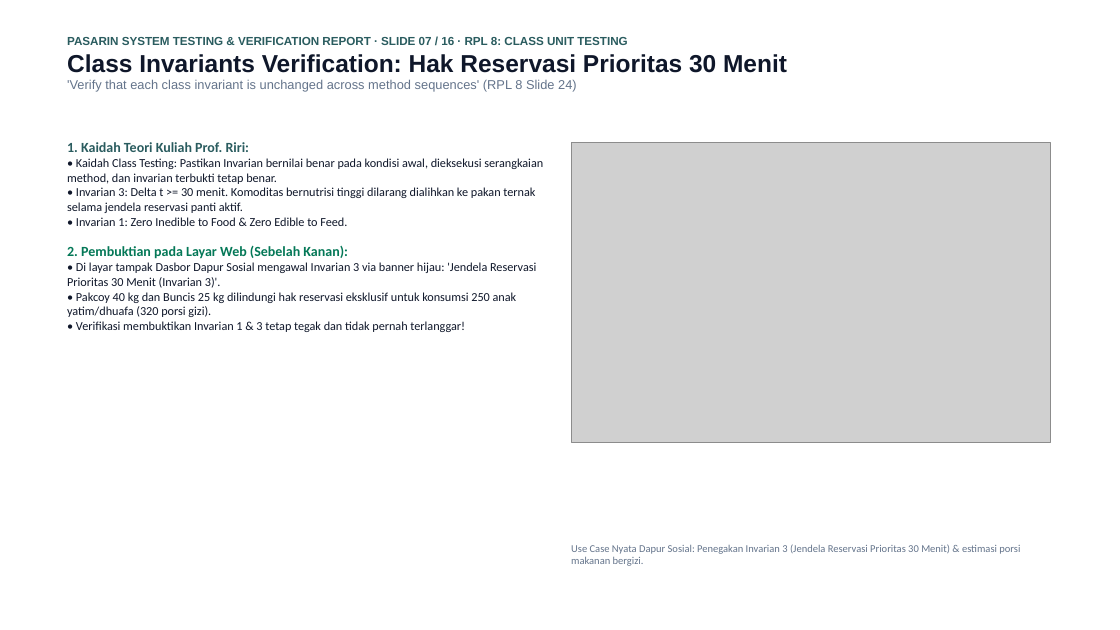
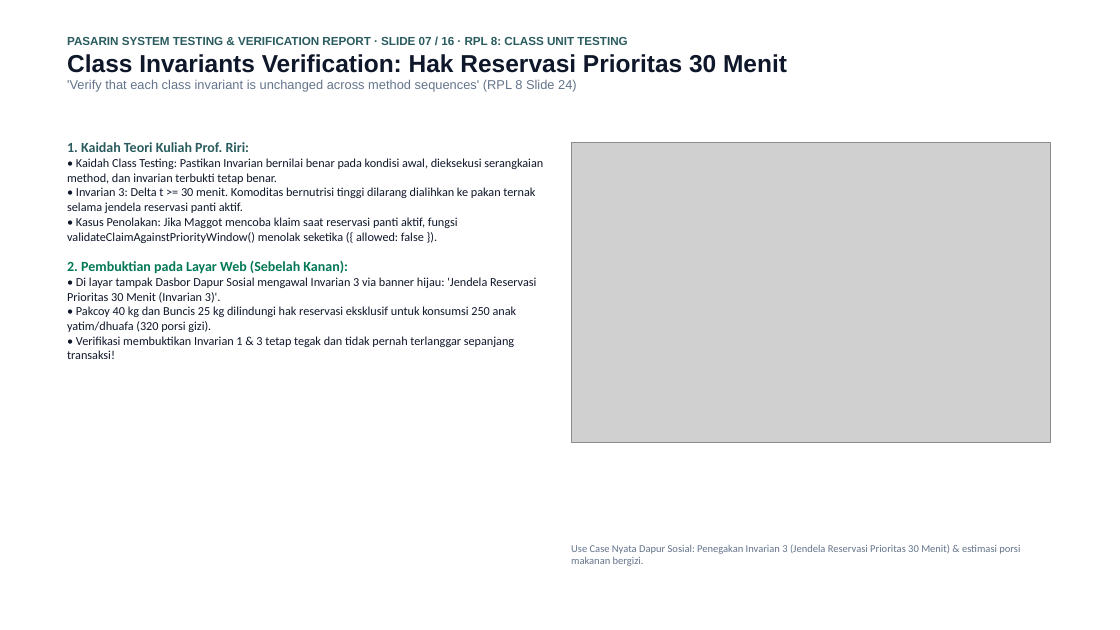
Before and after one commit to mrshlaf/pasarin, a slide deck: slide 7 of LAPORAN_PENGUJIAN_DAN_VERIFIKASI_SISTEM_PASARIN.pptx. Drawn at 1120x630 pixels with LibreOffice and Linux fonts; fonts in the diff are those of the drawing; grey boxes stand for pictures. Boxes give left, top, right and bottom in pixels: in the first picture for what was removed or moved away, otherwise in the second. Text is boxed around its words. In the diff, an @@ line names an element or a change of style, - is before the commit and + after.

```diff
--- a/LAPORAN_PENGUJIAN_DAN_VERIFIKASI_SISTEM_PASARIN.pptx
+++ b/LAPORAN_PENGUJIAN_DAN_VERIFIKASI_SISTEM_PASARIN.pptx
@@ text at [67, 158, 543, 243]: text changed @@
-• Kaidah Class Testing: Pastikan Invarian bernilai benar pada kondisi awal, dieksekusi serangkaian method, dan invarian terbukti tetap benar.
-• Invarian 3: Delta t >= 30 menit. Komoditas bernutrisi tinggi dilarang dialihkan ke pakan ternak selama jendela reservasi panti aktif.
-• Invarian 1: Zero Inedible to Food & Zero Edible to Feed.
+• Kaidah Class Testing: Pastikan Invarian bernilai benar pada kondisi awal, dieksekusi serangkaian method, dan invarian terbukti tetap benar.
+• Invarian 3: Delta t >= 30 menit. Komoditas bernutrisi tinggi dilarang dialihkan ke pakan ternak selama jendela reservasi panti aktif.
+• Kasus Penolakan: Jika Maggot mencoba klaim saat reservasi panti aktif, fungsi validateClaimAgainstPriorityWindow() menolak seketika ({ allowed: false }).
@@ text at [67, 277, 536, 359]: text changed @@
-• Di layar tampak Dasbor Dapur Sosial mengawal Invarian 3 via banner hijau: 'Jendela Reservasi Prioritas 30 Menit (Invarian 3)'.
-• Pakcoy 40 kg dan Buncis 25 kg dilindungi hak reservasi eksklusif untuk konsumsi 250 anak yatim/dhuafa (320 porsi gizi).
-• Verifikasi membuktikan Invarian 1 & 3 tetap tegak dan tidak pernah terlanggar!
+• Di layar tampak Dasbor Dapur Sosial mengawal Invarian 3 via banner hijau: 'Jendela Reservasi Prioritas 30 Menit (Invarian 3)'.
+• Pakcoy 40 kg dan Buncis 25 kg dilindungi hak reservasi eksklusif untuk konsumsi 250 anak yatim/dhuafa (320 porsi gizi).
+• Verifikasi membuktikan Invarian 1 & 3 tetap tegak dan tidak pernah terlanggar sepanjang transaksi!
```
Also in this commit, not shown: 10 other slides changed, 2 other files.
